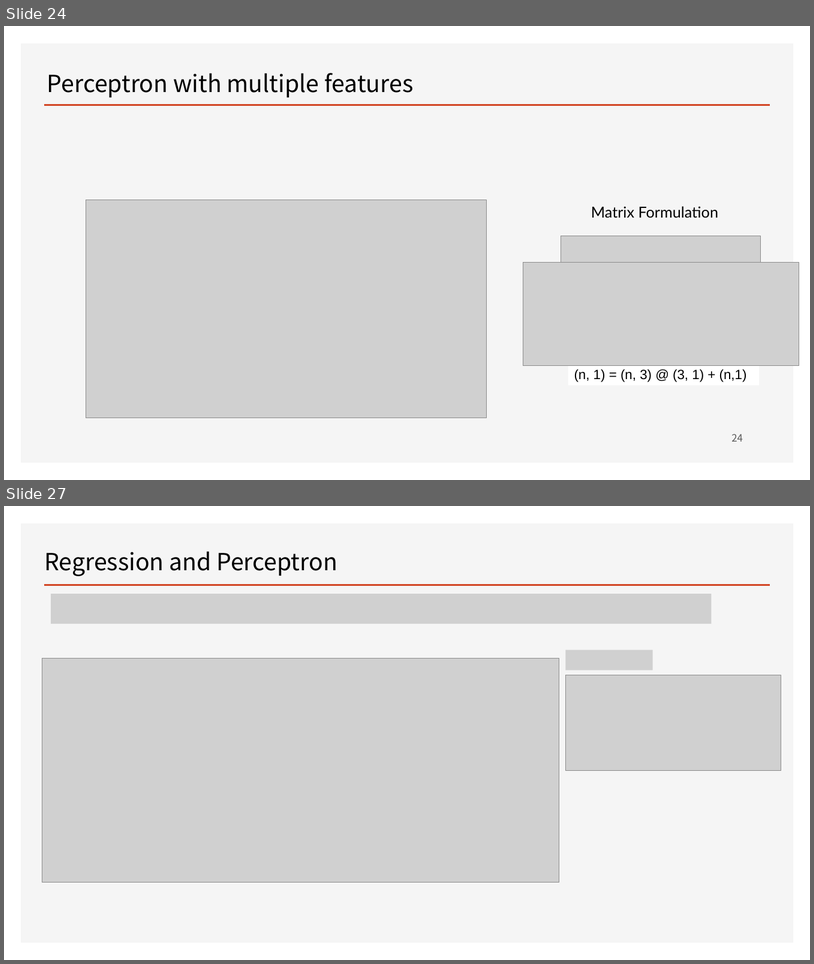
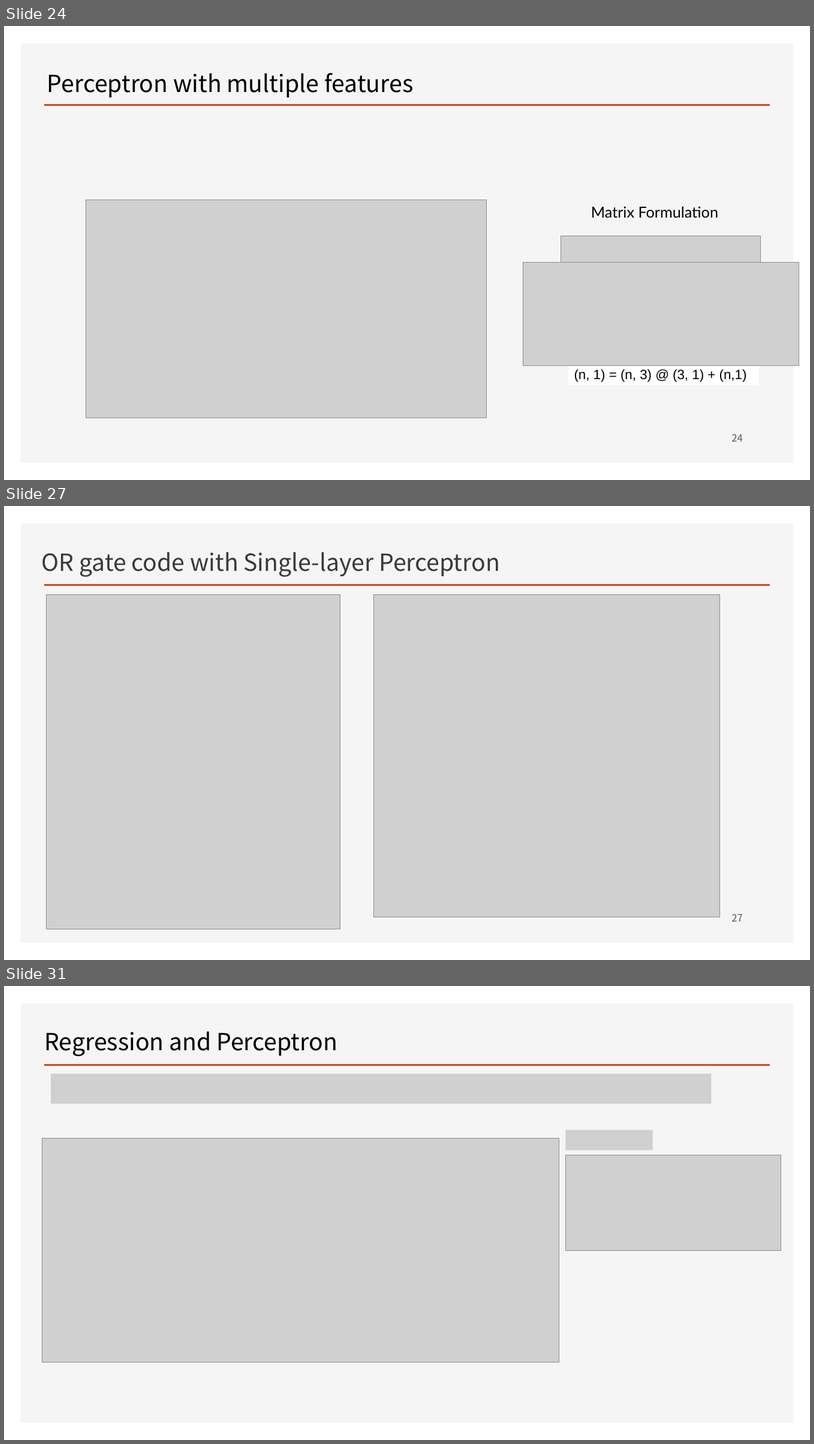
Before and after one commit to ancestor9/mathematics-for-machine-learning, a slide deck: Linear_Algebra/w4_Perceptron_Regression.pptx. Shown one above the other, each under a label of ours: slides 24 and 27 before the commit, slides 24, 27 and 31 after it; the slides between them are not shown. The pictures are 814x964 and 814x1444 pixels, drawn with LibreOffice and Linux fonts; fonts in the diff are those of the drawing; grey boxes stand for pictures; background and template pictures are left out. Boxes give left, top, right and bottom in pixels: in the first picture for what was removed or moved away, otherwise in the second. Text is boxed around its words. In the diff, an @@ line names an element or a change of style, - is before the commit and + after.

```diff
--- a/Linear_Algebra/w4_Perceptron_Regression.pptx
+++ b/Linear_Algebra/w4_Perceptron_Regression.pptx
@@ slide 27 added at (4, 506, 810, 960), background #FFFFFF; not listed: 2 template elements that a slide beside it also shows @@
@@ text added at (41, 552, 500, 577), 28 pt, text #3B3838 @@
+OR gate code with Single-layer Perceptron
@@ picture added at (47, 594, 340, 929) @@
@@ picture added at (374, 594, 721, 917) @@
@@ page number added at (732, 913, 743, 921), 12 pt, text #595959 @@
+27
@@ what was slide 27 is now slide 31 @@
```
Also in this commit, not shown: 11 slides changed, 1 other slide added.
